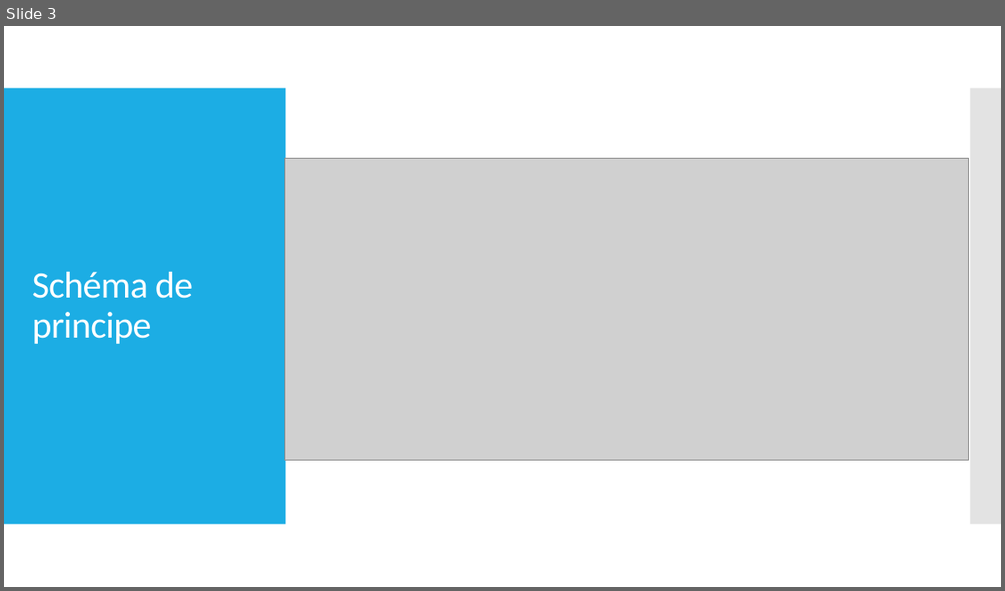
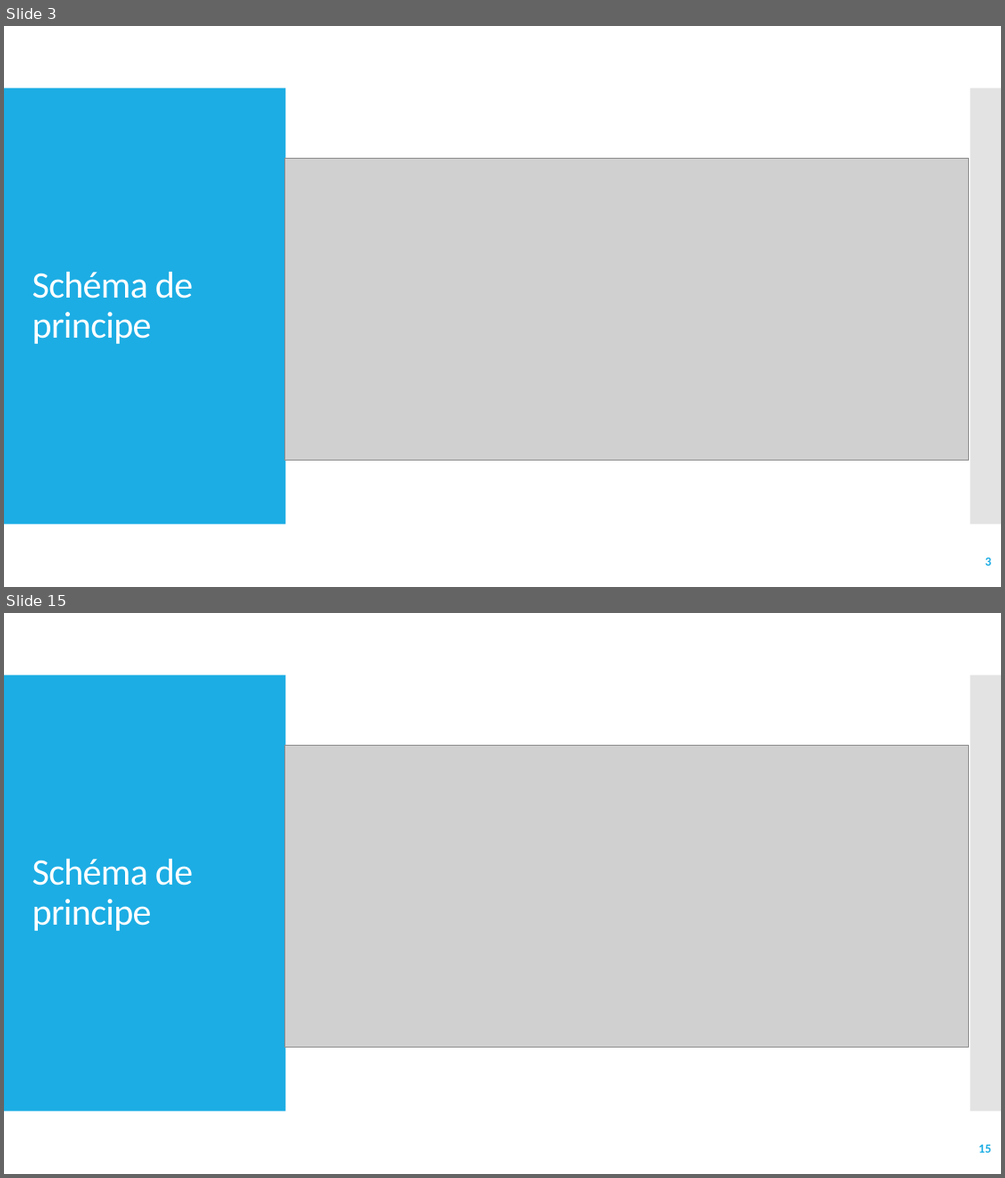
Before and after one commit to haroal/choco-lora, a slide deck: prez/ChocoLoRa.pptx. Shown one above the other, each under a label of ours: slide 3 before the commit, slides 3 and 15 after it; the slides between them are not shown. The pictures are 1005x591 and 1005x1178 pixels, drawn with LibreOffice and Linux fonts; fonts in the diff are those of the drawing; grey boxes stand for pictures; background and template pictures are left out. Boxes give left, top, right and bottom in pixels: in the first picture for what was removed or moved away, otherwise in the second. Text is boxed around its words. In the diff, an @@ line names an element or a change of style, - is before the commit and + after.

```diff
--- a/prez/ChocoLoRa.pptx
+++ b/prez/ChocoLoRa.pptx
@@ slide 15 added at (4, 613, 1001, 1174), background #FFFFFF; not listed: 2 template elements that a slide beside it also shows @@
@@ picture added at (284, 745, 968, 1047) @@
@@ title added at (32, 859, 193, 931), 36 pt, text #FFFFFF @@
+Schéma de principe
@@ page number added at (979, 1144, 991, 1152), 12 pt, text #1CADE4, bold @@
+15
@@ slide 3 changed as well @@
@@ page number added at (985, 557, 991, 565), 12 pt, text #1CADE4, bold @@
+3
```
Also in this commit, not shown: 1 other slide changed, 18 other slides added, 4 slides removed, 24 other files.
